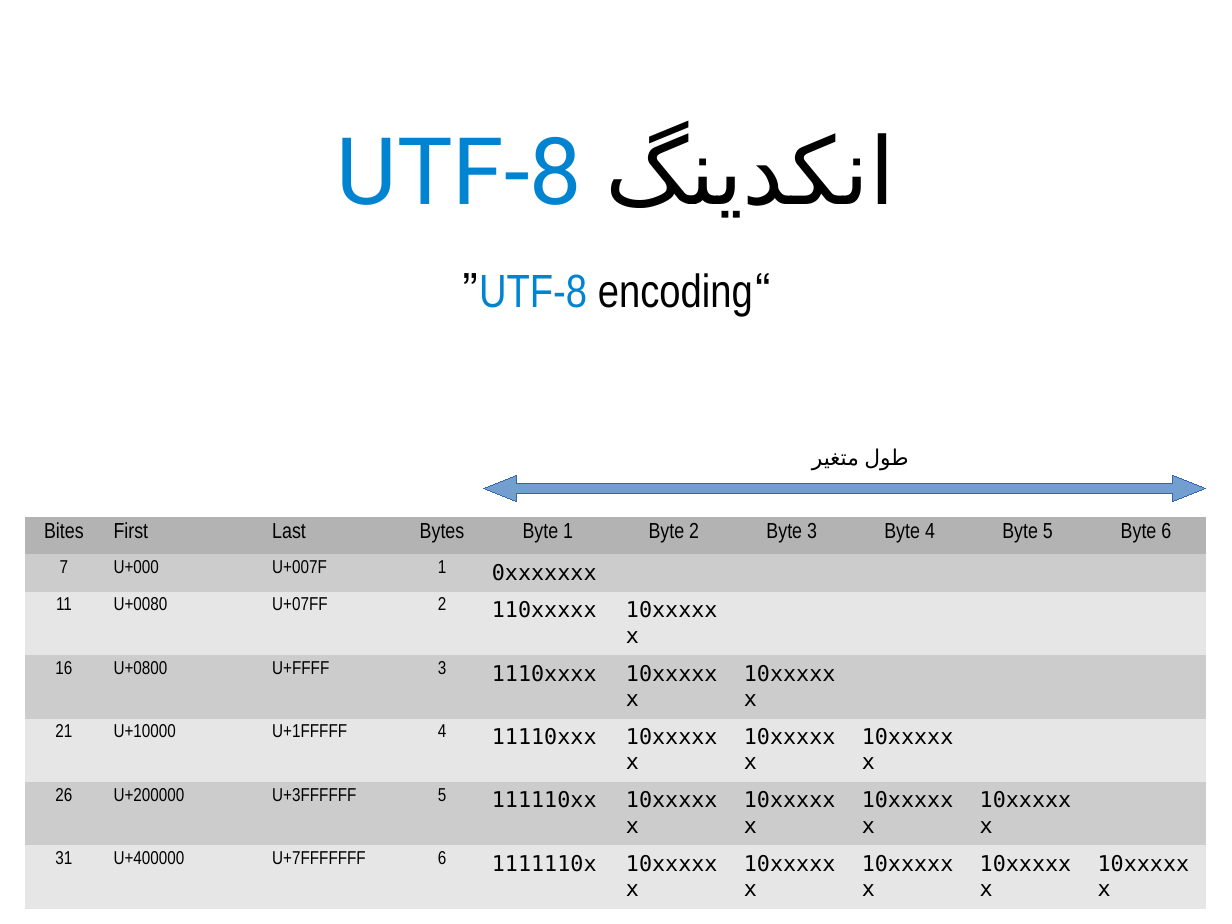
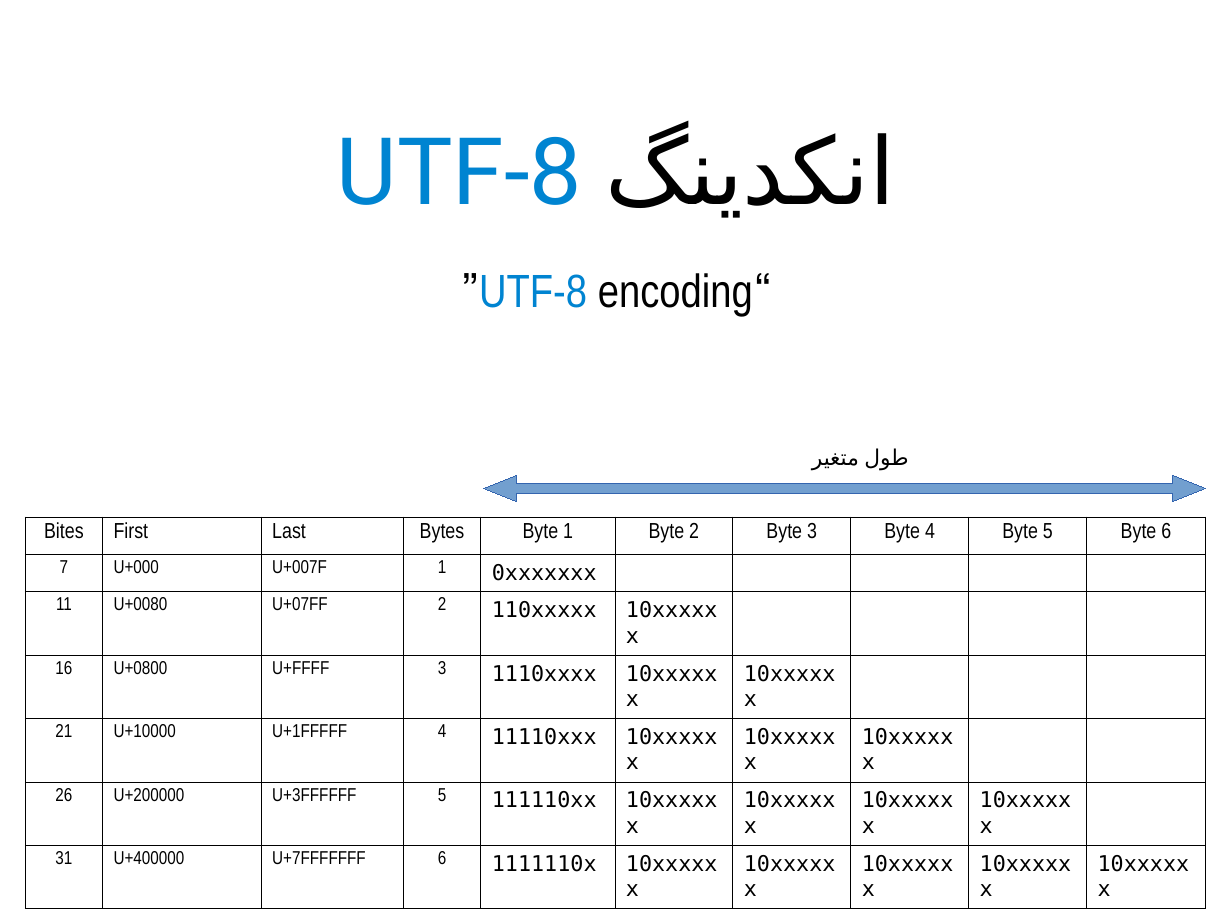
Before and after one commit to bijanebrahimi/unicode-presentation, a slide deck: slide 29 of unicode.odp. Drawn at 1232x924 pixels with LibreOffice and Linux fonts; fonts in the diff are those of the drawing. Boxes give left, top, right and bottom in pixels: in the first picture for what was removed or moved away, otherwise in the second. Text is boxed around its words. In the diff, an @@ line names an element or a change of style, - is before the commit and + after.

```diff
--- a/unicode.odp
+++ b/unicode.odp
@@ table at (x1=26, y1=518, x2=1207, y2=876) @@
@@ fill #B3B3B3 to none in row 1 @@
@@ fill #CCCCCC to none in 21 cells @@
@@ fill #E6E6E6 to none in 24 cells @@
@@ borders changed @@
```
Also in this commit, not shown: 6 other slides changed, 1 slide added, 1 other file.
